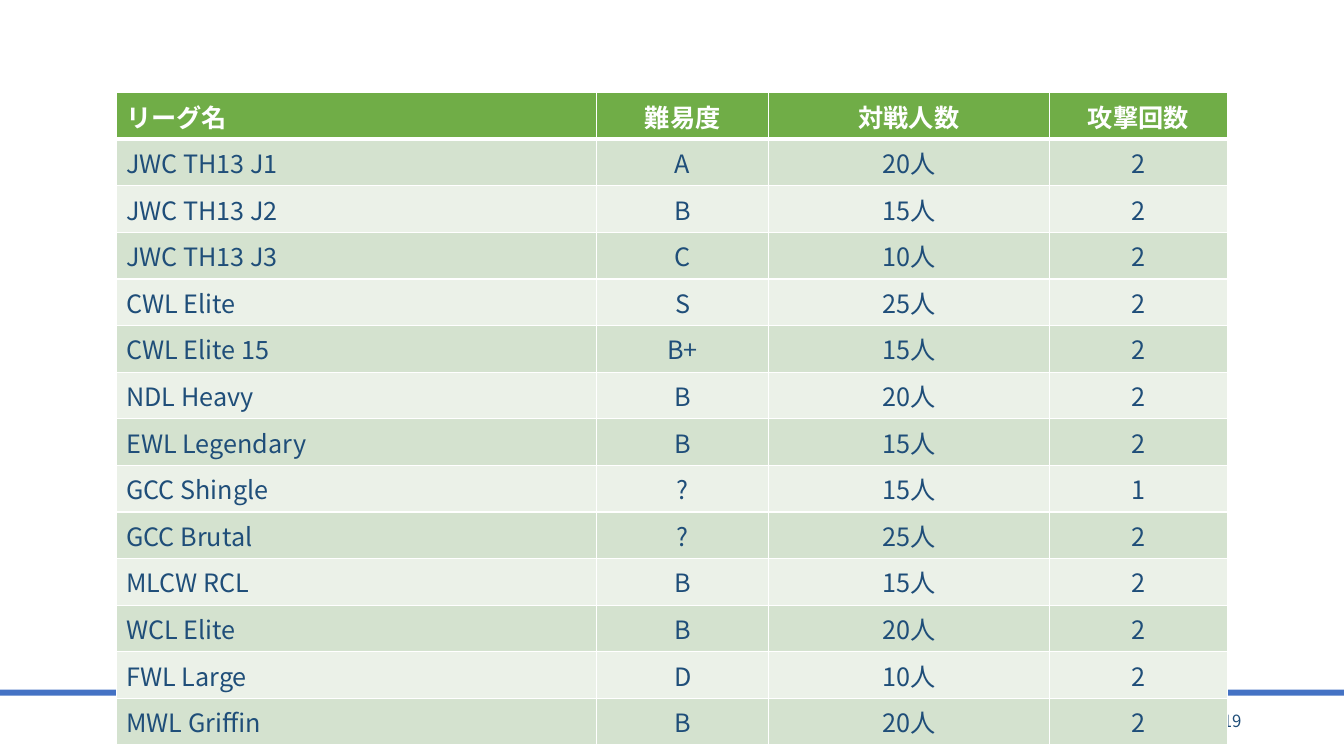
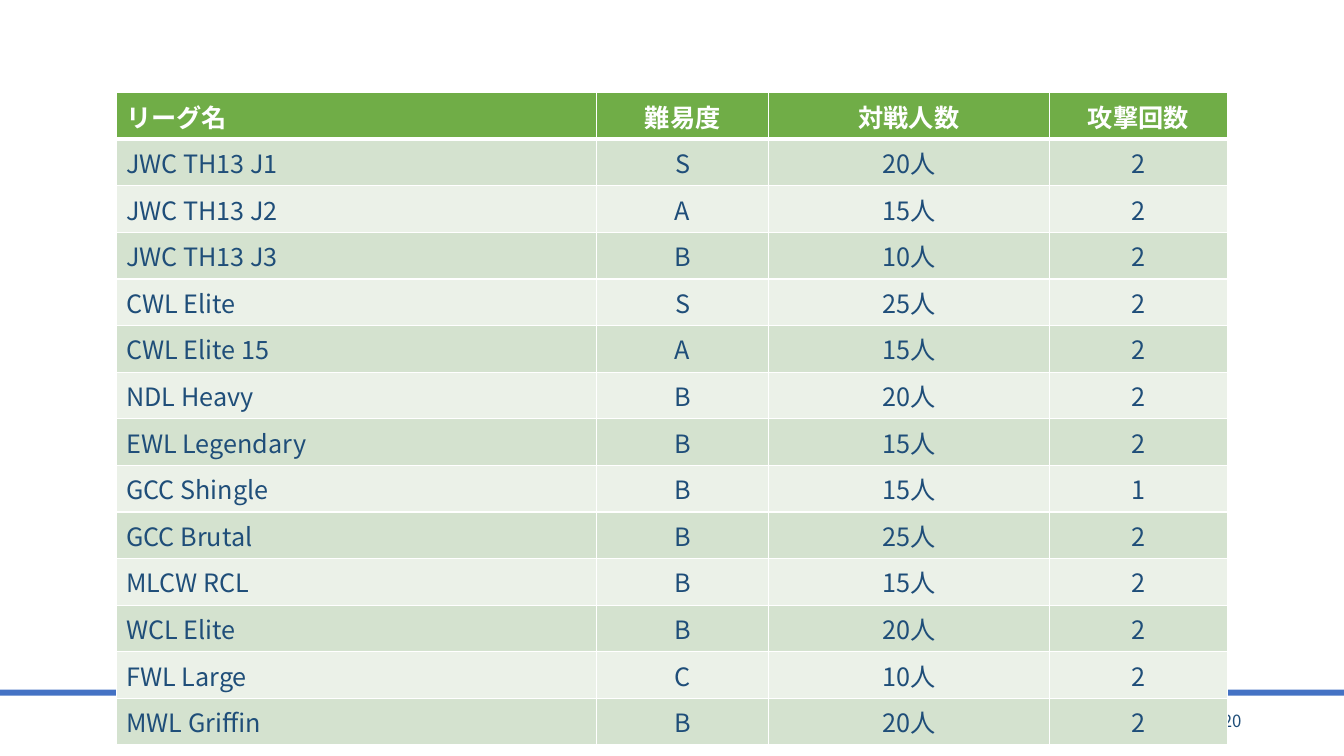
Before and after one commit to bigtreeCoC/documents, a slide deck: slide 20 of リーグ調査.pptx (slide 19 before the commit). Drawn at 1344x756 pixels with LibreOffice and Linux fonts; fonts in the diff are those of the drawing. Boxes give left, top, right and bottom in pixels: in the first picture for what was removed or moved away, otherwise in the second. Text is boxed around its words. In the diff, an @@ line names an element or a change of style, - is before the commit and + after.

```diff
--- a/リーグ調査.pptx
+++ b/リーグ調査.pptx
@@ table at [116,93,1228,738] @@
-row 2, column 2: A
+row 2, column 2: S
-row 3, column 2: B
+row 3, column 2: A
-row 4, column 2: C
+row 4, column 2: B
-row 6, column 2: B+
+row 6, column 2: A
-row 9, column 2: ?
+row 9, column 2: B
-row 10, column 2: ?
+row 10, column 2: B
-row 13, column 2: D
+row 13, column 2: C
@@ page number at [1223,710,1242,732]: text changed @@
-19
+20
```
Also in this commit, not shown: 12 other slides changed, 2 slides added, 1 other file.
